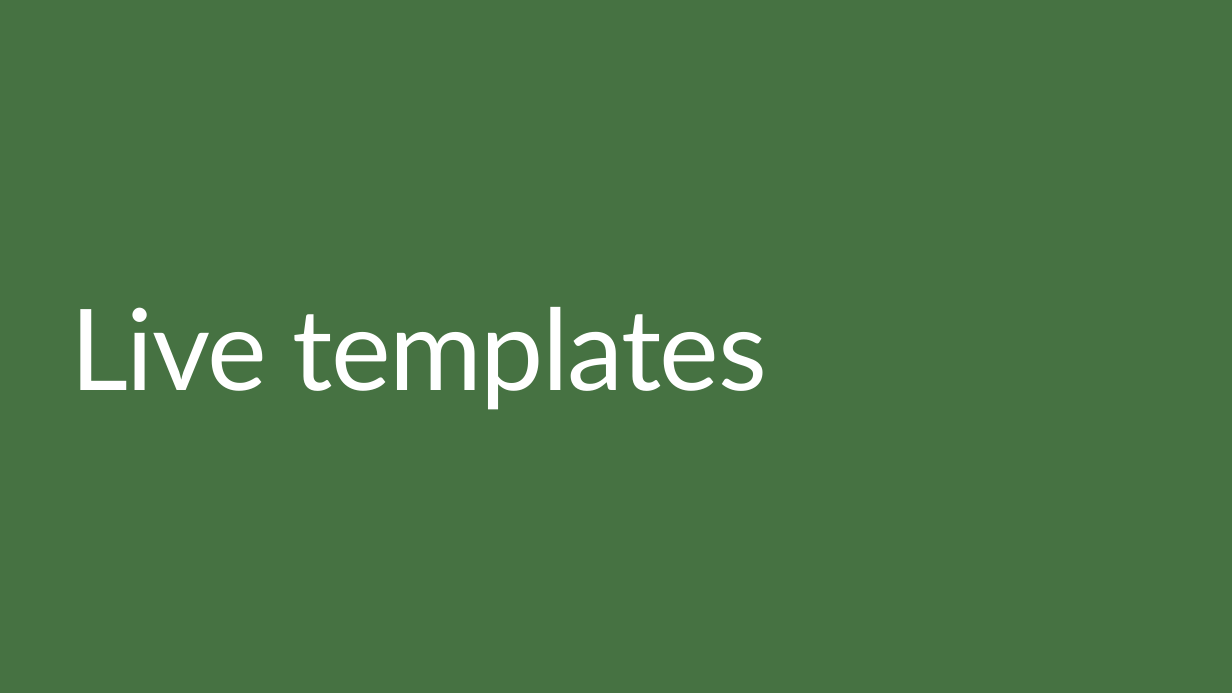
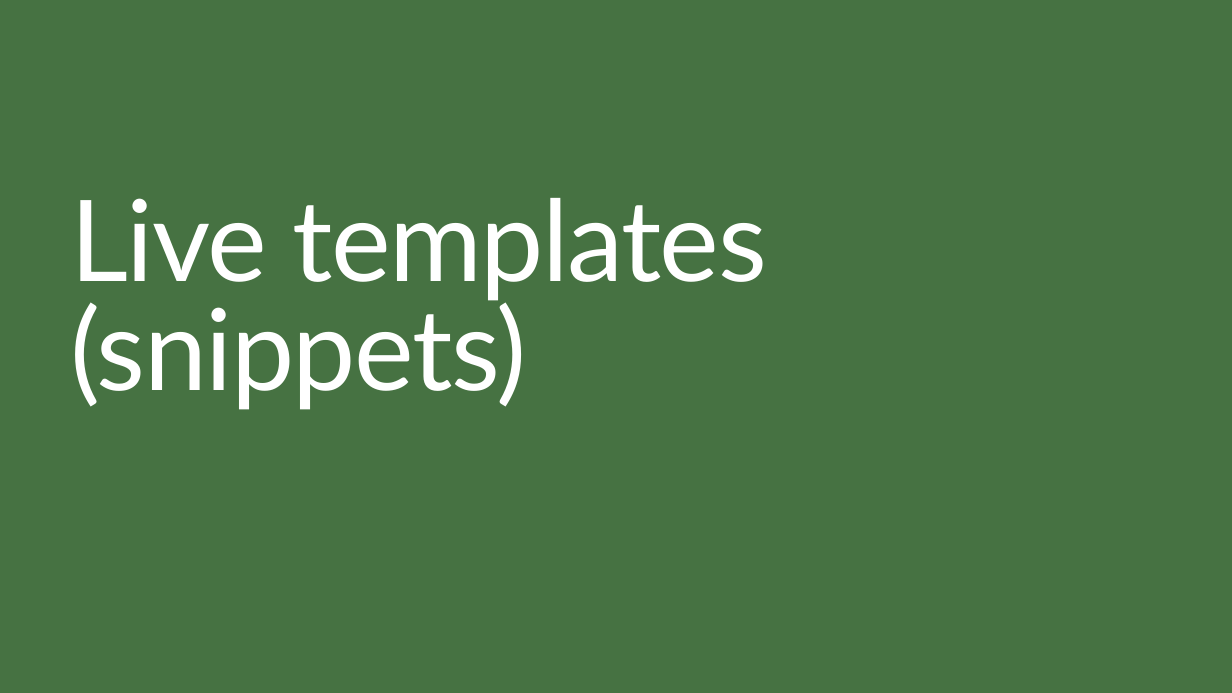
Before and after one commit to JetBrains/phpstorm-workshop, a slide deck: slide 52 of PhpStorm Workshop.pptx (slide 51 before the commit). Drawn at 1232x693 pixels with LibreOffice and Linux fonts; fonts in the diff are those of the drawing; background and template pictures are left out. Boxes give left, top, right and bottom in pixels: in the first picture for what was removed or moved away, otherwise in the second. Text is boxed around its words. In the diff, an @@ line names an element or a change of style, - is before the commit and + after.

```diff
--- a/PhpStorm Workshop.pptx
+++ b/PhpStorm Workshop.pptx
@@ title at (x1=70, y1=198, x2=767, y2=410): text changed @@
-Live templates
+Live templates (snippets)
```
Also in this commit, not shown: 14 other slides changed, 5 slides added, 2 slides removed, 1 other file.
